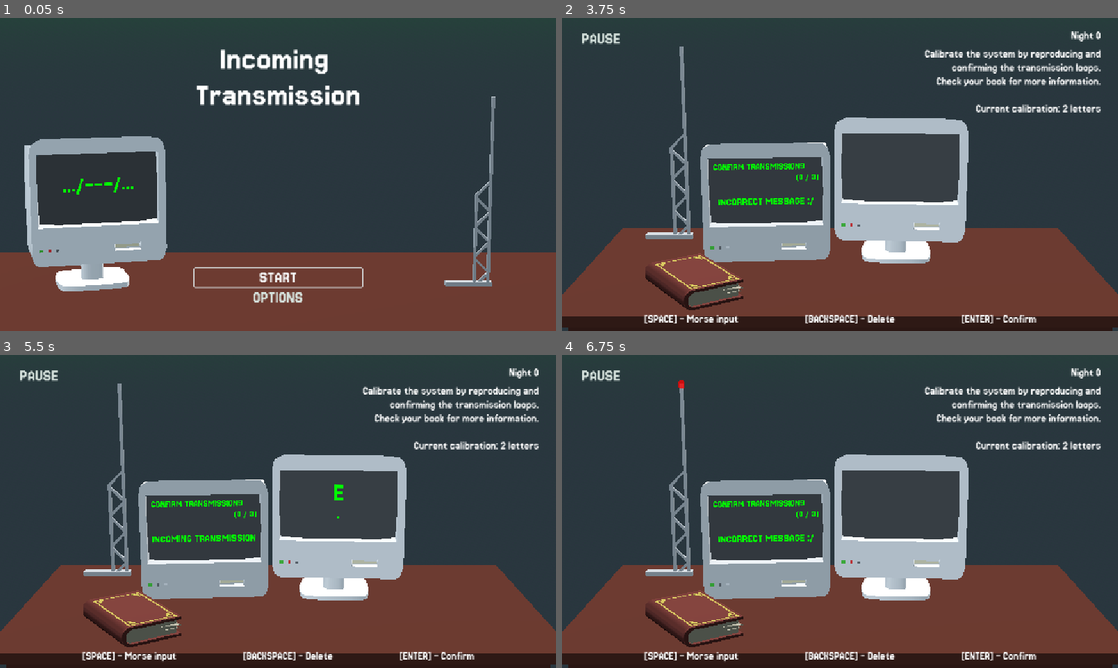
Above: before the commit, frames 1-4 (two rows, left to right).
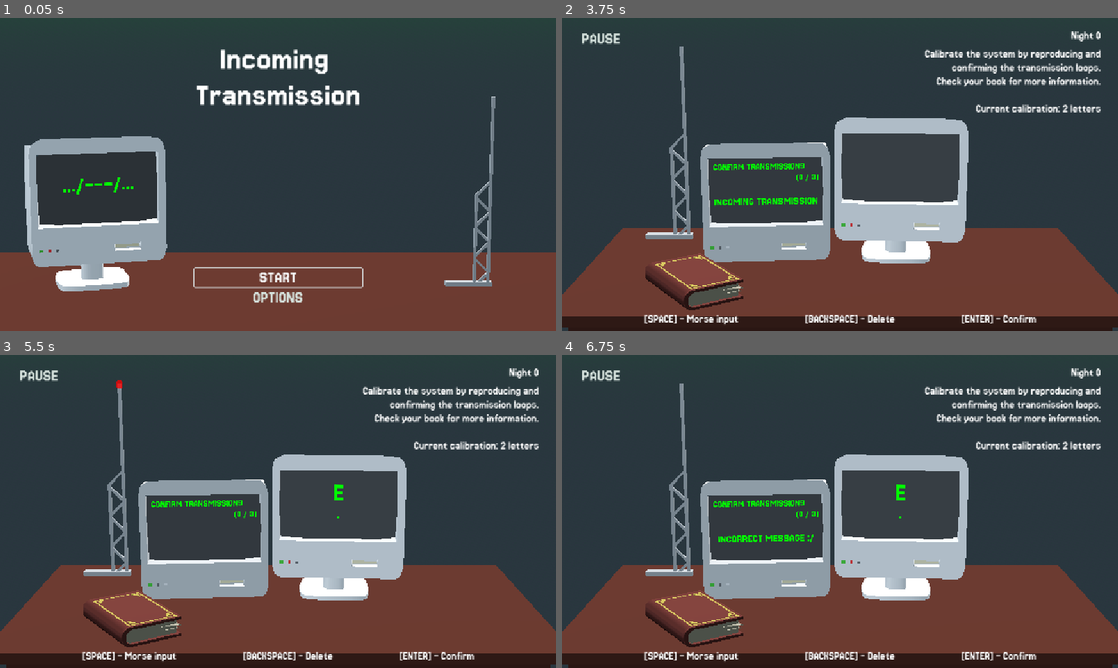
Above: after the commit, the same moments.

Repository: LucasFASouza/loophole
Game: Godot game, scene res://core/main_menu.tscn
Same seed, same stepped clock (60 frames per second), same inputs: the game is played once before the commit and once after it.
Inputs (mouse positions are in pixels of both pictures, inside the frame that each line leads up to):
- Up to frame 1 (0.05 s): no input
- Up to frame 2 (3.75 s): click "START" at 0.5 s; click "START" at 1.25 s; click "PAUSE" at 2 s; click "BACK" at 2.75 s; tap Enter (morse_confirm) at 3.5, 3.6 s; move the mouse to (962, 158) at 3.52 s; click (962, 158) at 3.67 s
- Up to frame 3 (5.5 s): move the mouse to (166, 527) at 4.27 s; tap Backspace (morse_delete) at 4.35 s; click (166, 527) at 4.42 s; move the mouse to (333, 442) at 5.02 s; tap Space (morse_input) at 5.1 s; click (333, 442) at 5.17 s
- Up to frame 4 (6.75 s): move the mouse to (812, 574) at 5.77 s; tap Enter (morse_confirm) at 5.85, 6.5 s; click (812, 574) at 5.92 s; move the mouse to (1006, 558) at 6.52 s; tap Backspace (morse_delete) at 6.6 s; click (1006, 558) at 6.67 s

Frame 1 is identical in both runs. In frame 2, 0.3% of the frame differs, in the area x 27-46%, y 57-61%; in frame 3, 0.3%, in the area x 20-46%, y 8-61%; in frame 4, less than 0.1%.

Commit message:
more beeps and boops

Diff:
--- a/desk_itens/morse_antenna.gd
+++ b/desk_itens/morse_antenna.gd
@@ -41,7 +41,7 @@
 
 	const char_lengths = {
 		'.': [1],
-		'-': [2, 2, 2],
+		'-': [2, 0, 0],
 		'/': [0, 0, 0]
 	}
 
@@ -76,6 +76,6 @@
 
 	const char_lengths = {
 		'.': [1],
-		'-': [2, 2, 2],
+		'-': [2, 0, 0],
 		'/': [0, 0, 0]
 	}
--- a/globals/morse_translator.gd
+++ b/globals/morse_translator.gd
@@ -1,6 +1,6 @@
 extends Node
 
-const CLK_TIME = 0.4
+const CLK_TIME = 0.2
 
 const MORSE_TO_ASCII_DICT = {
   ".-": "a",
Not shown: 1 places in themes/handwritten.tres that only renumber resources
